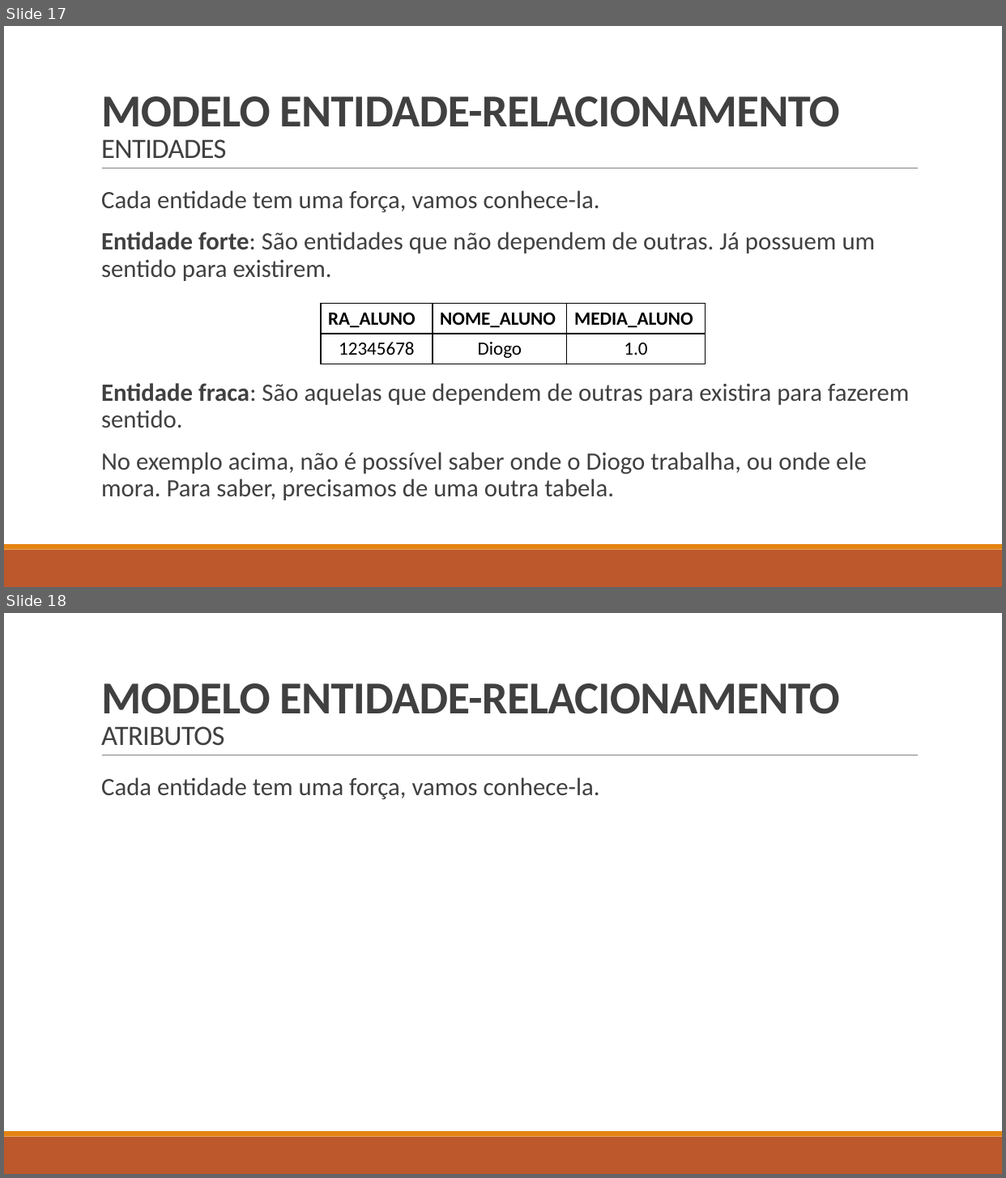
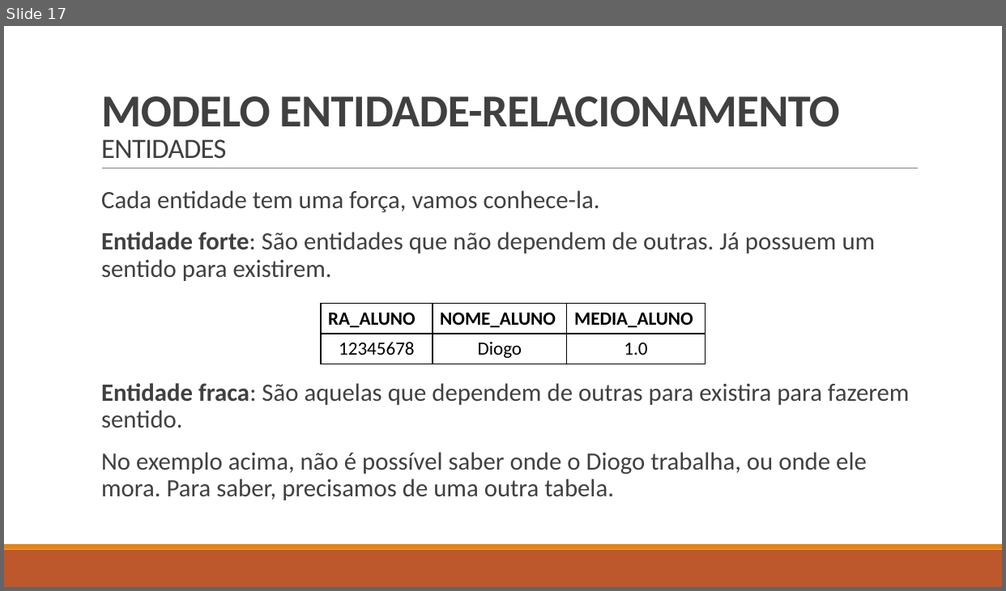
Before and after one commit to LucasHerculanoAmaro/Minhas-Aulas, a slide deck: Euripedes Simões de Paula/Banco de Dados/Aula 5/Projeto de banco de dados.pptx. Shown one above the other, each under a label of ours: slides 17 and 18 before the commit, slide 17 after it. The pictures are 1006x1178 and 1006x591 pixels, drawn with LibreOffice and Linux fonts; fonts in the diff are those of the drawing. Boxes give left, top, right and bottom in pixels: in the first picture for what was removed or moved away, otherwise in the second. Text is boxed around its words. In the diff, an @@ line names an element or a change of style, - is before the commit and + after.

```diff
--- a/Euripedes Simões de Paula/Banco de Dados/Aula 5/Projeto de banco de dados.pptx
+++ b/Euripedes Simões de Paula/Banco de Dados/Aula 5/Projeto de banco de dados.pptx
@@ slide 18 removed at <box>4,613,1002,1174</box>, background #FFFFFF; not listed: 3 template elements that a slide beside it also shows @@
@@ title removed at <box>101,683,840,746</box> @@
-MODELO ENTIDADE-RELACIONAMENTO
-ATRIBUTOS
@@ text removed at <box>101,777,600,799</box> @@
-  Cada entidade tem uma força, vamos conhece-la.
```
Also in this commit, not shown: 4 slides added.
